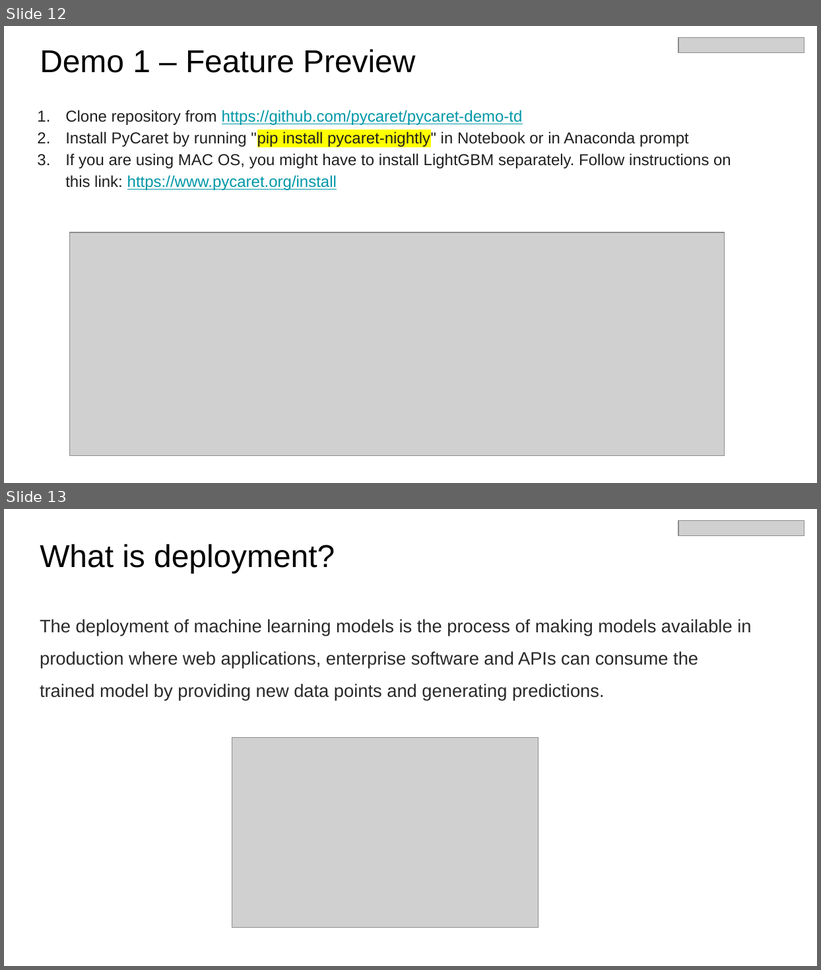
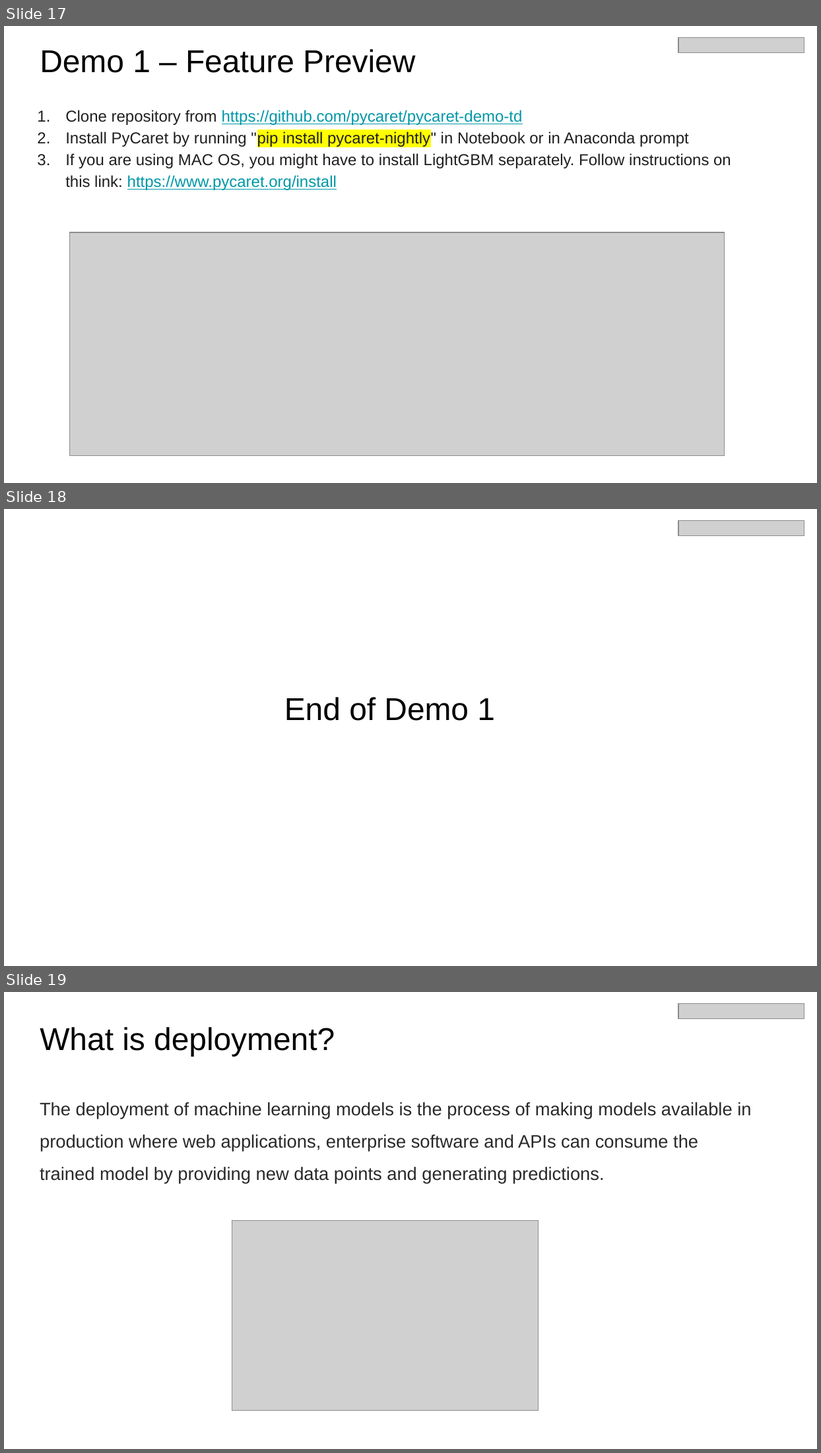
Before and after one commit to pycaret/pycaret-demo-td, a slide deck: Introducing PyCaret 2.0 - July 28 2020.pptx. Shown one above the other, each under a label of ours: slides 12 and 13 before the commit, slides 17, 18 and 19 after it. The pictures are 821x970 and 821x1453 pixels, drawn with LibreOffice and Linux fonts; fonts in the diff are those of the drawing; grey boxes stand for pictures. Boxes give left, top, right and bottom in pixels: in the first picture for what was removed or moved away, otherwise in the second. Text is boxed around its words. In the diff, an @@ line names an element or a change of style, - is before the commit and + after.

```diff
--- a/Introducing PyCaret 2.0 - July 28 2020.pptx
+++ b/Introducing PyCaret 2.0 - July 28 2020.pptx
@@ slide 18 added at bbox=[4, 509, 817, 966], background #FFFFFF @@
@@ picture added at bbox=[679, 520, 805, 536] @@
@@ title added at bbox=[284, 697, 495, 721], 28 pt, text #000000 @@
+End of Demo 1
@@ what was slide 12 is now slide 17 @@
@@ what was slide 13 is now slide 19 @@
```
Also in this commit, not shown: 2 slides changed, 8 other slides added, 9 other files.
